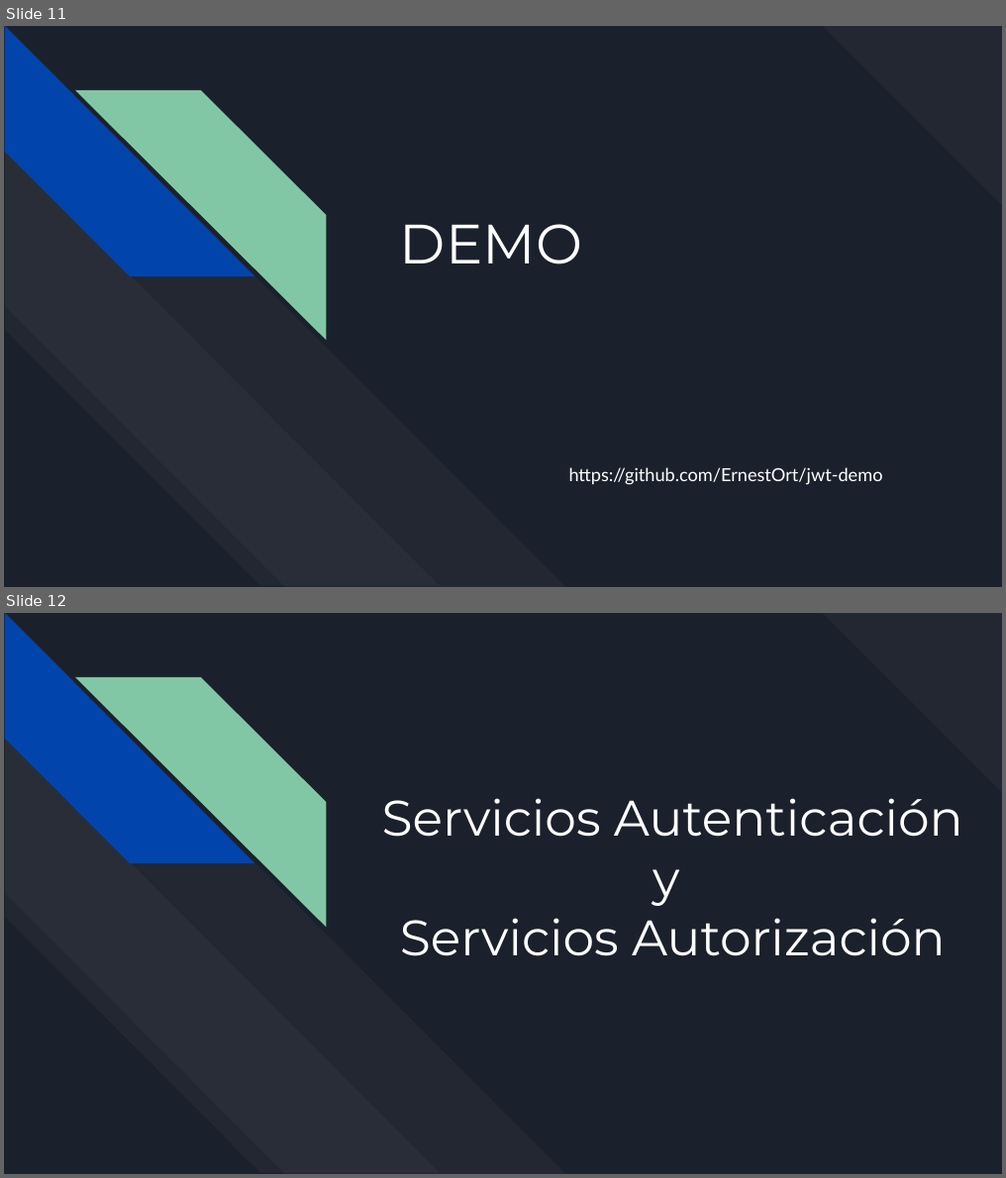
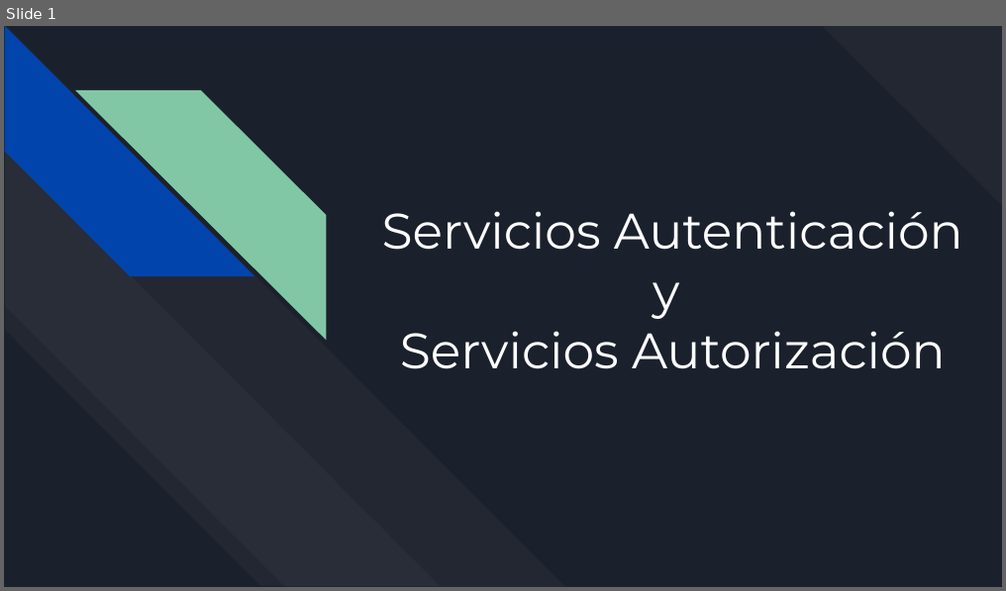
Before and after one commit to cordev-developer/aws-cognito, a slide deck: documentacion/CursoCognito.pptx. Shown one above the other, each under a label of ours: slides 11 and 12 before the commit, slide 1 after it. The pictures are 1006x1178 and 1006x591 pixels, drawn with LibreOffice and Linux fonts; fonts in the diff are those of the drawing. Boxes give left, top, right and bottom in pixels: in the first picture for what was removed or moved away, otherwise in the second. Text is boxed around its words. In the diff, an @@ line names an element or a change of style, - is before the commit and + after.

```diff
--- a/documentacion/CursoCognito.pptx
+++ b/documentacion/CursoCognito.pptx
@@ slide 11 removed at box(4, 26, 1002, 587), background #1B212C; not listed: 5 template elements that a slide beside it also shows @@
@@ title removed at box(400, 224, 582, 265) @@
-DEMO
@@ subtitle removed at box(569, 468, 883, 485) @@
-https://github.com/ErnestOrt/jwt-demo
@@ what was slide 12 is now slide 1 @@
```
Also in this commit, not shown: 1 slide changed, 10 other slides removed, 17 other files.
